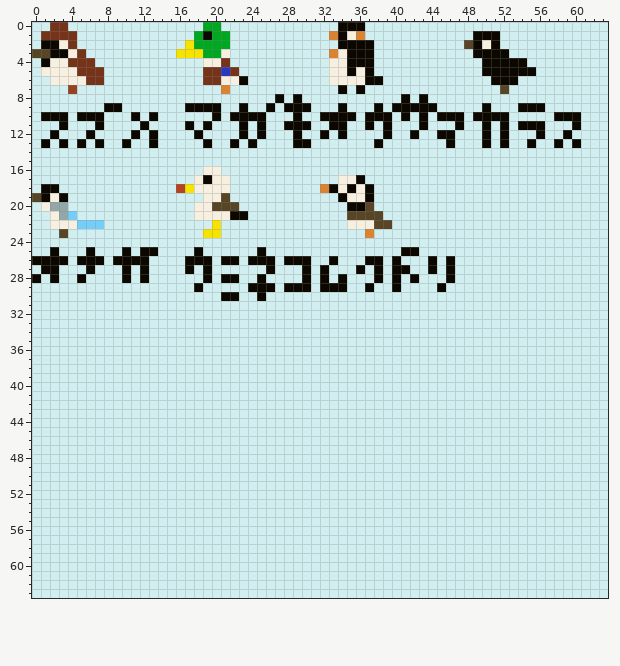
Pixel-art sprite: src/2024/birds.png. This is how it looked before the edit.
The file is 64x64 pixels.
Once edited:
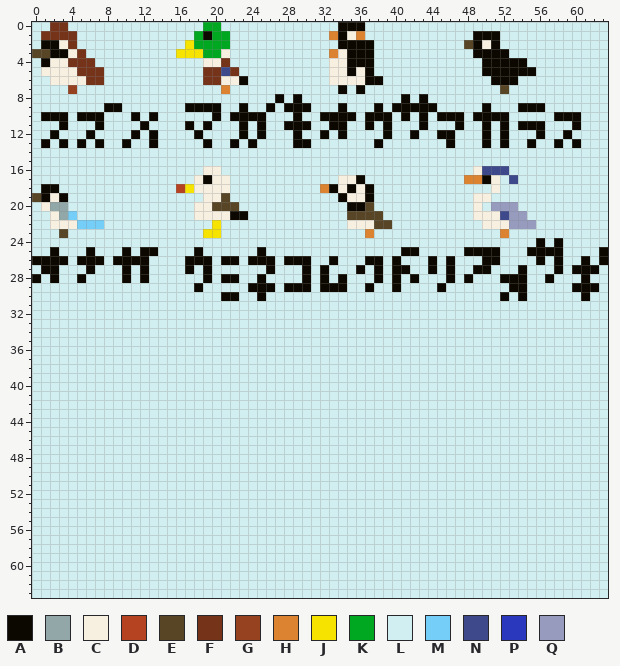
Palette (. is transparent): A #0c0800  B #92a7a8  C #f7f0e1  D #b54221  E #574526  F #75341a  G #964221  H #db8330  J #f7e300  K #00a822  L #d1eff0  M #74cef7  N #3e498c  P #2a38bd  Q #979cbf
The exact change:
y 5: x 21 P -> N
y 16: x 49..52 LLLL -> CNNN
y 17: x 48..51 LLLL -> HHAC; x 53 L -> N
y 18: x 51 L -> C
y 19: x 49..50 LL -> CC
y 20: x 49 L -> C; x 51..53 LLL -> QQQ
y 21: x 49..54 LLLLLL -> CCCNQQ
y 22: x 50..55 LLLLLL -> CCCQQQ
y 23: x 52 L -> H
y 24: x 56 L -> A; x 58 L -> A
y 25: x 48..51 LLLL -> AAAA; x 55..58 LLLL -> AAAA; x 63 L -> A
y 26: x 50..51 LL -> AA; x 56 L -> A; x 58 L -> A; x 61 L -> A; x 63 L -> A
y 27: x 49..50 LL -> AA; x 54 L -> A; x 58 L -> A; x 60..62 LLL -> AAA
y 28: x 48 L -> A; x 52..54 LLL -> AAA; x 57 L -> A; x 61 L -> A
y 29: x 53..54 LL -> AA; x 60..62 LLL -> AAA
y 30: x 52 L -> A; x 54 L -> A; x 61 L -> A
